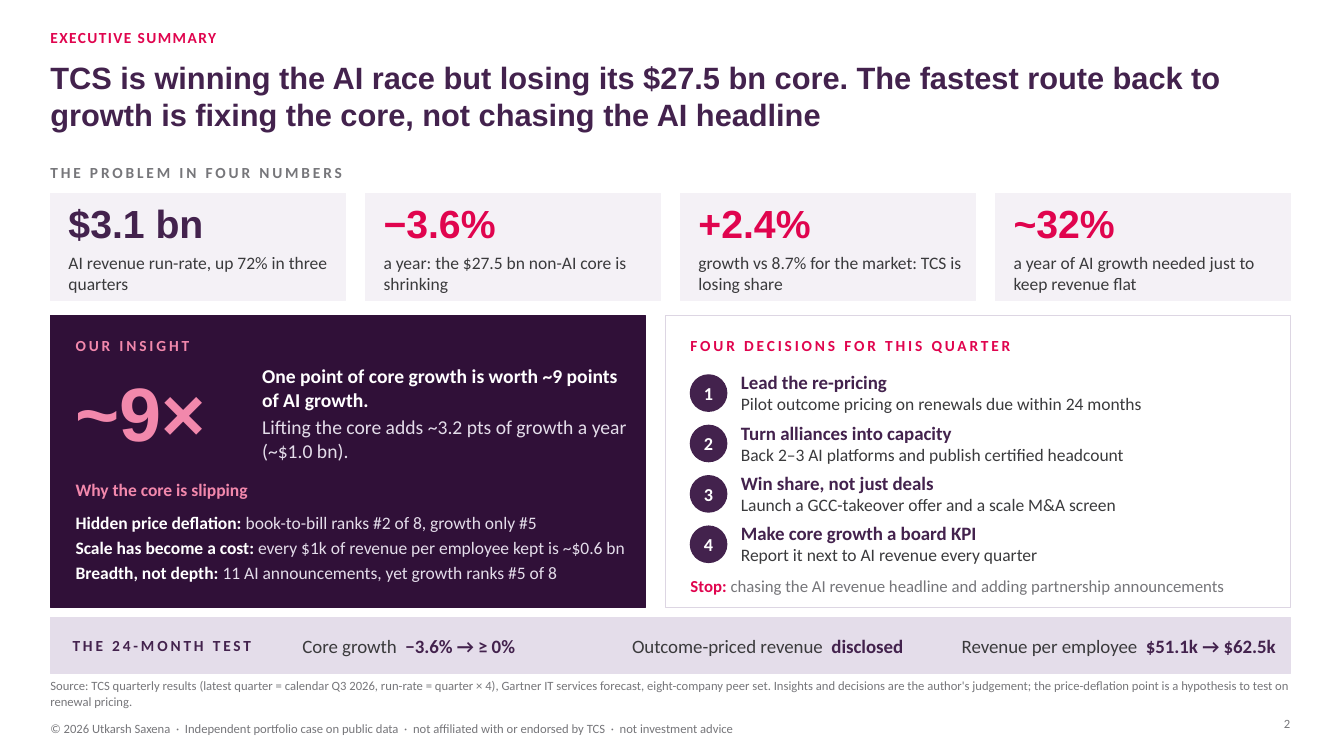
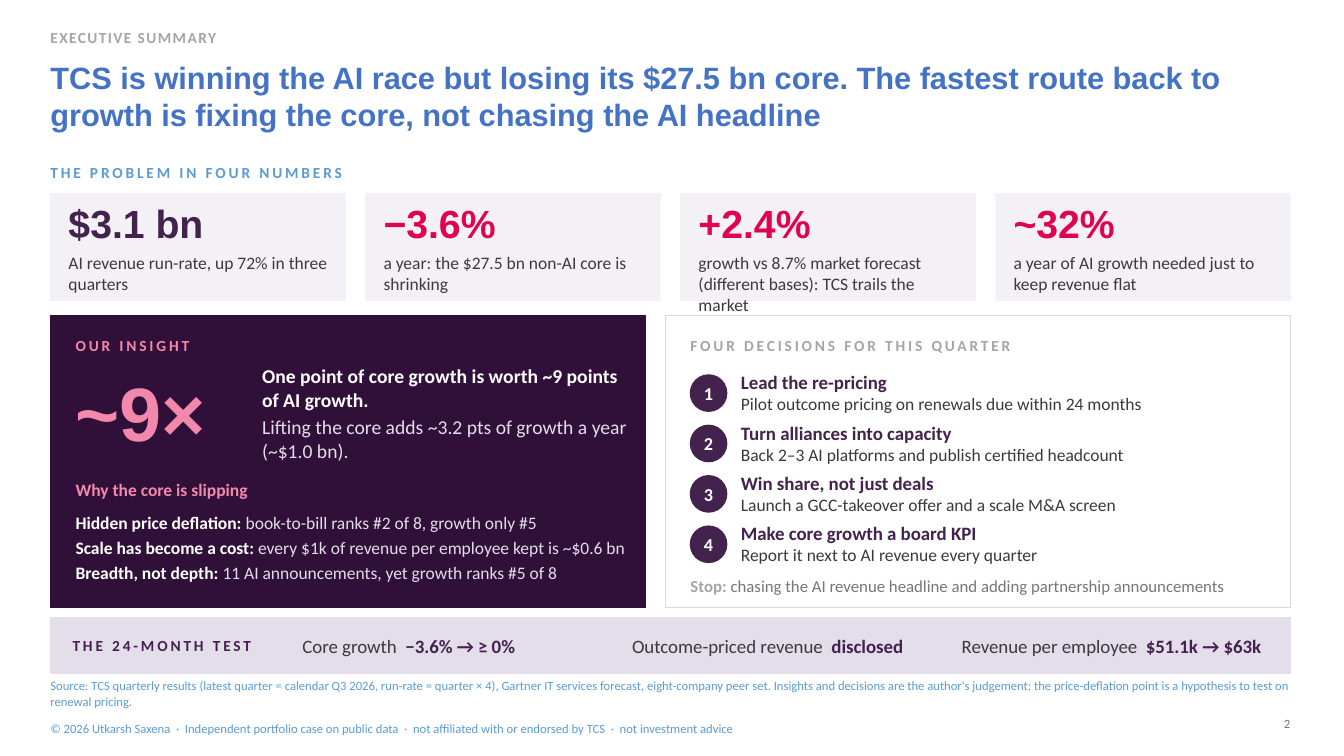
Before and after one commit to lokpriye96/ai-consulting-report-genai-services, a slide deck: slide 2 of outputs/TCS_AI_Deflation_Strategy.pptx. Drawn at 1344x756 pixels with LibreOffice and Linux fonts; fonts in the diff are those of the drawing. Boxes give left, top, right and bottom in pixels: in the first picture for what was removed or moved away, otherwise in the second. Text is boxed around its words. In the diff, an @@ line names an element or a change of style, - is before the commit and + after.

Commit message:
Use 80 CI events; fix ranking and GCC claims; qualify correlations; peer median excludes TCS; regenerate deck, PDF and slide images

```diff
--- a/outputs/TCS_AI_Deflation_Strategy.pptx
+++ b/outputs/TCS_AI_Deflation_Strategy.pptx
@@ text "EXECUTIVE SUMMARY" at box(50, 33, 216, 43): text colour #E0044E to #A5A5A5 @@
@@ title "TCS is winning the AI ..." at box(50, 66, 1220, 131): text colour #43224D to #4472C4 @@
@@ text at box(698, 257, 921, 292): text changed @@
-growth vs 8.7% for the market: TCS is losing share
+growth vs 8.7% market forecast (different bases): TCS trails the market
@@ text "FOUR DECISIONS FOR THIS QUARTER" at box(690, 341, 1011, 353): text colour #E0044E to #A5A5A5 @@
@@ text "Stop: chasing the AI revenue ..." at box(690, 580, 1224, 595): text colour #E0044E to #A5A5A5 in "Stop:" @@
@@ text at box(962, 639, 1262, 656): text changed @@
-Revenue per employee $51.1k → $62.5k
+Revenue per employee $51.1k → $63k
@@ text colour #76767A to #5B9BD5 in 3 elements at box(50, 168, 342, 178), box(50, 681, 1288, 708), box(64, 724, 733, 735) @@
```
Also in this commit, not shown: 11 other slides changed, 22 other files.
